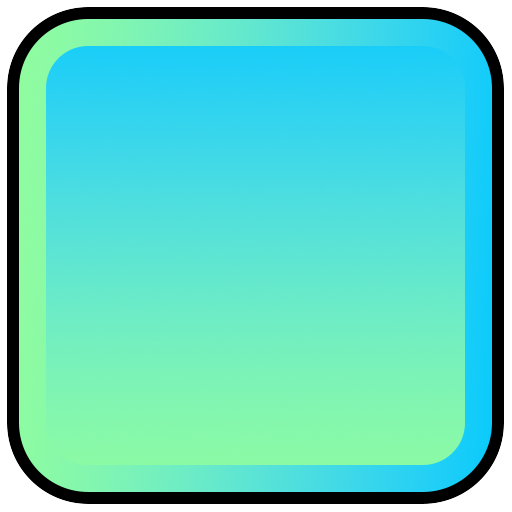
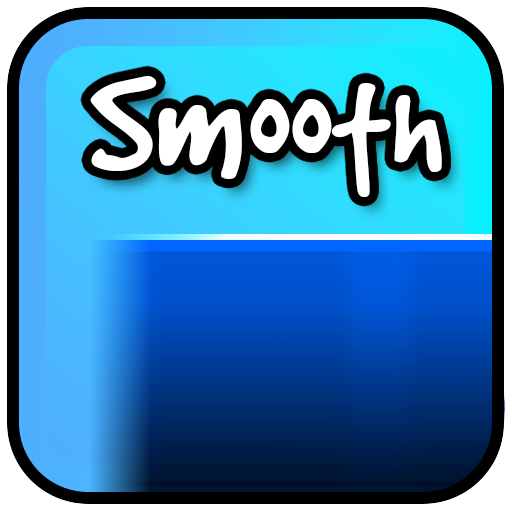
Comparing the layer stacks of the two 512x512 images. Changes:
added layer "Smooth" above "Black border" over [90, 76, 442, 197]
added layer "Layer 1" (addition) above "Color Fill 1" over [90, 234, 492, 240]
added layer "Color Fill 1" (multiply) above "groundSquare_01_001-uhd" over [19, 19, 506, 492]
added layer "groundSquare_01_001-uhd" above "background" over [90, 240, 506, 492]
painted on "background" over [19, 19, 498, 492]